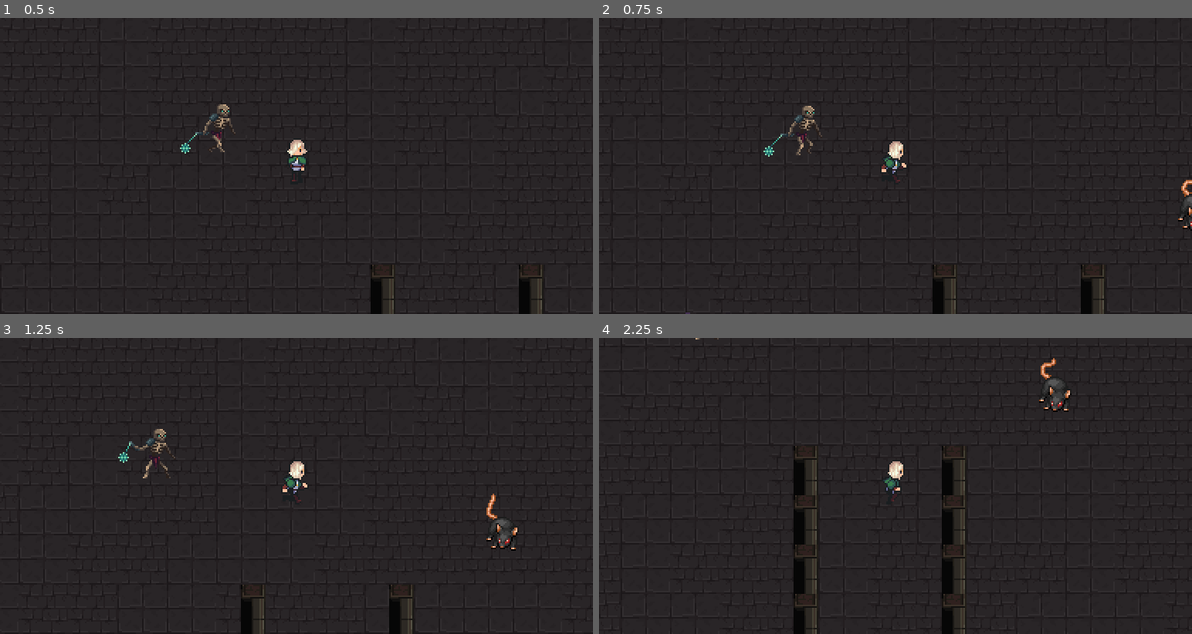
Above: before the commit, frames 1-4 (two rows, left to right).
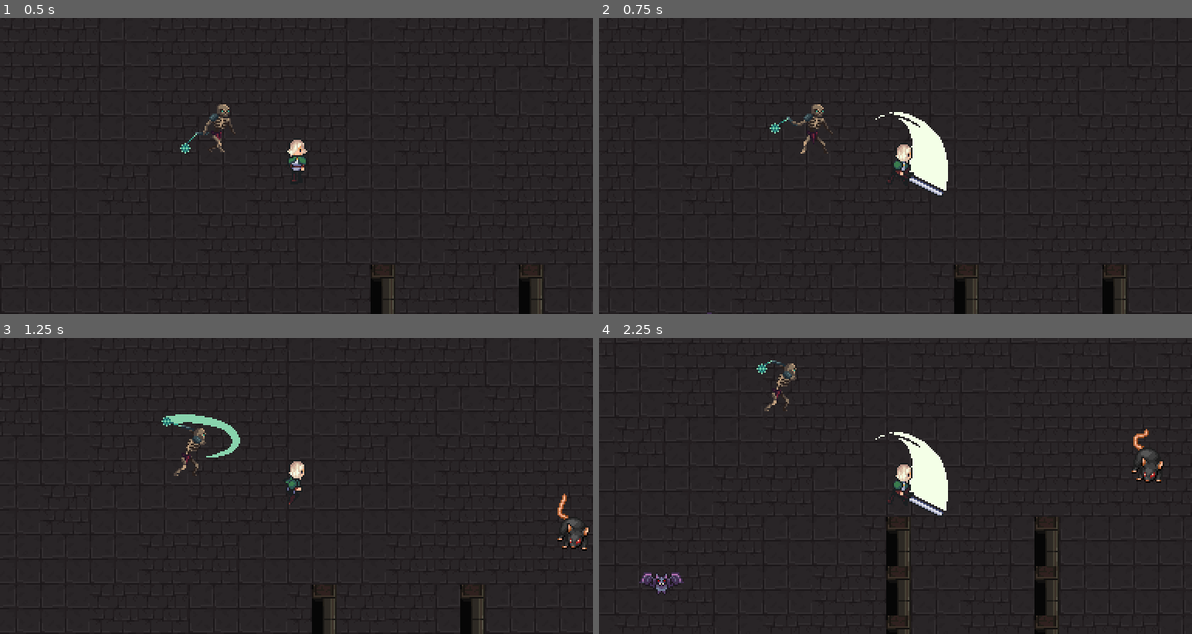
Above: after the commit, the same moments.

Repository: Danielfp1/ShadowMaze
Game: Godot game, scene res://scenes/Enemies/Enemies.tscn
Same seed, same stepped clock (60 frames per second), same inputs: the game is played once before the commit and once after it.
Inputs:
- Up to frame 1 (0.5 s): no input
- Up to frame 2 (0.75 s): hold Right (ui_right) from 0.53 s (still down); tap Space (Attack) at 0.6 s
- Up to frame 3 (1.25 s): keep holding Right (ui_right)
- Up to frame 4 (2.25 s): release Right (ui_right) at 1.28 s; hold Down (ui_down) 1.28-2.03 s; tap Space (Attack) at 1.35, 2.1 s; hold Right (ui_right) from 2.03 s (still down)

Frame 1 is identical in both runs. In frame 2, 3.2% of the frame differs, in the area x 14-100%, y 29-100%; in frame 3, 2.8%; in frame 4, 5.9%, in the area x 6-96%, y 0-100%.

Commit message:
Adicionar animação do Herói

Diff:
--- a/scenes/Player.tscn
+++ b/scenes/Player.tscn
@@ -17,6 +17,18 @@
 "transitions": PoolRealArray( 1, 1, 1, 1 ),
 "update": 1,
 "values": [ 60, 61, 62, 63 ]
+}
+tracks/1/type = "value"
+tracks/1/path = NodePath("Collision:disabled")
+tracks/1/interp = 1
+tracks/1/loop_wrap = true
+tracks/1/imported = false
+tracks/1/enabled = true
+tracks/1/keys = {
+"times": PoolRealArray( 0, 0.1, 0.3 ),
+"transitions": PoolRealArray( 1, 1, 1 ),
+"update": 1,
+"values": [ true, false, true ]
 }
 
 [sub_resource type="Animation" id=4]
@@ -64,6 +76,42 @@
 "update": 0,
 "values": [ 28 ]
 }
+tracks/1/type = "value"
+tracks/1/path = NodePath("Collision:disabled")
+tracks/1/interp = 1
+tracks/1/loop_wrap = true
+tracks/1/imported = false
+tracks/1/enabled = true
+tracks/1/keys = {
+"times": PoolRealArray( 0 ),
+"transitions": PoolRealArray( 1 ),
+"update": 0,
+"values": [ false ]
+}
+tracks/2/type = "value"
+tracks/2/path = NodePath("AttackArea/Collision:disabled")
+tracks/2/interp = 1
+tracks/2/loop_wrap = true
+tracks/2/imported = false
+tracks/2/enabled = true
+tracks/2/keys = {
+"times": PoolRealArray( 0 ),
+"transitions": PoolRealArray( 1 ),
+"update": 0,
+"values": [ false ]
+}
+tracks/3/type = "value"
+tracks/3/path = NodePath("Animation:reset_on_save")
+tracks/3/interp = 1
+tracks/3/loop_wrap = true
+tracks/3/imported = false
+tracks/3/enabled = true
+tracks/3/keys = {
+"times": PoolRealArray( 0 ),
+"transitions": PoolRealArray( 1 ),
+"update": 0,
+"values": [ false ]
+}
 
 [sub_resource type="Animation" id=5]
 resource_name = "Run"
@@ -85,6 +133,9 @@
 [sub_resource type="RectangleShape2D" id=6]
 extents = Vector2( 5, 9 )
 
+[sub_resource type="RectangleShape2D" id=7]
+extents = Vector2( 12.5, 26.5 )
+
 [node name="Player" type="KinematicBody2D" groups=["player"]]
 script = ExtResource( 2 )
 speed = 120
@@ -93,9 +144,10 @@
 texture = ExtResource( 1 )
 hframes = 10
 vframes = 9
-frame = 28
+frame = 63
 
 [node name="Animation" type="AnimationPlayer" parent="."]
+reset_on_save = false
 anims/Attack = SubResource( 3 )
 anims/Death = SubResource( 4 )
 anims/Idle = SubResource( 1 )
@@ -109,4 +161,11 @@
 [node name="Camera2D" type="Camera2D" parent="."]
 current = true
 
+[node name="AttackArea" type="Area2D" parent="."]
+
+[node name="Collision" type="CollisionShape2D" parent="AttackArea"]
+position = Vector2( 22.5, -7.5 )
+shape = SubResource( 7 )
+disabled = true
+
 [connection signal="animation_finished" from="Animation" to="." method="on_animation_finished"]
--- a/scripts/Player.gd
+++ b/scripts/Player.gd
@@ -1,15 +1,18 @@
 extends KinematicBody2D
 
+onready var collision: CollisionShape2D = get_node("AttackArea/Collision")
 onready var animation: AnimationPlayer = get_node("Animation")
 onready var sprite: Sprite = get_node("Sprite")
 
 var velocity: Vector2
 var can_die: bool = false
+var can_attack: bool = false
 
 export (int) var speed
 
 func _physics_process(_delta: float) -> void:
 	move()
+	attack()
 	verify_direction()
 	animate()
 
@@ -23,9 +26,19 @@
 	velocity = direction_vector * speed
 	velocity = move_and_slide(velocity)
 
+
+func attack() -> void:
+	if Input.is_action_just_pressed("Attack") and not can_attack:
+		pass
+		can_attack = true
+
+
 func animate() -> void:
 	if can_die:
 		animation.play("Death")
+		set_physics_process(false)
+	elif can_attack:
+		animation.play("Attack")
 		set_physics_process(false)
 	elif velocity != Vector2.ZERO:
 		animation.play("Run")
@@ -35,8 +48,10 @@
 func verify_direction() -> void:
 	if velocity.x > 0:
 		sprite.flip_h = false
+		collision.position = Vector2(22.5,-7.5)
 	elif velocity.x < 0:
 		sprite.flip_h = true
+		collision.position = Vector2(-22.5,-7.5)
 
 func kill() -> void:
 	can_die = true
@@ -45,3 +60,6 @@
 func on_animation_finished(anim_name):
 	if anim_name == "Death":
 		var _reload: bool = get_tree().reload_current_scene()
+	elif anim_name == "Attack":
+		can_attack = false
+		set_physics_process(true)
Not shown: 1 places in scenes/Player.tscn that only renumber resources
